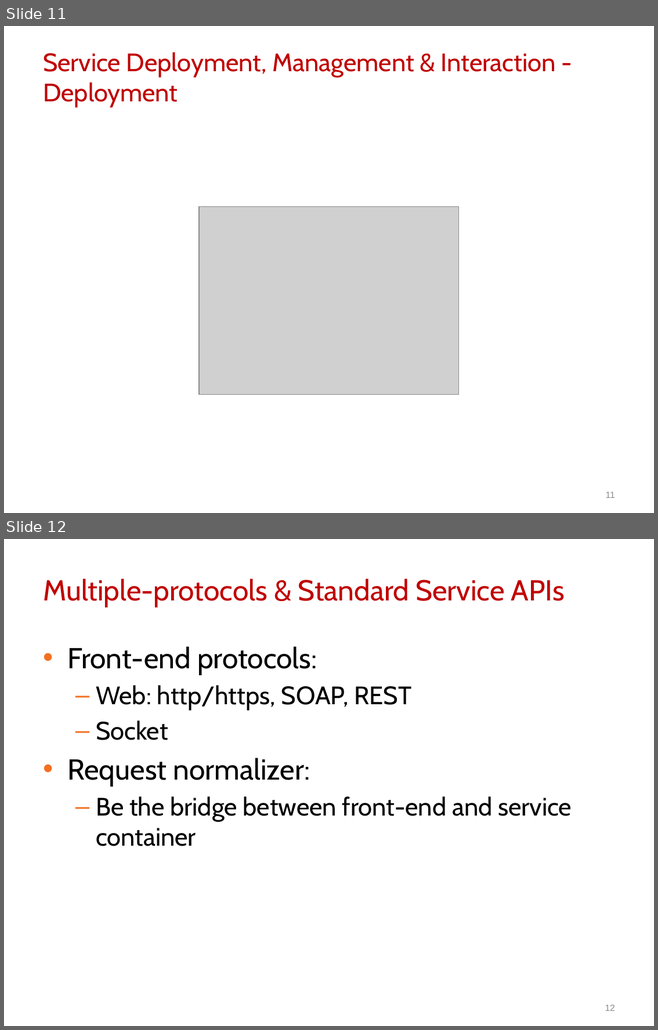
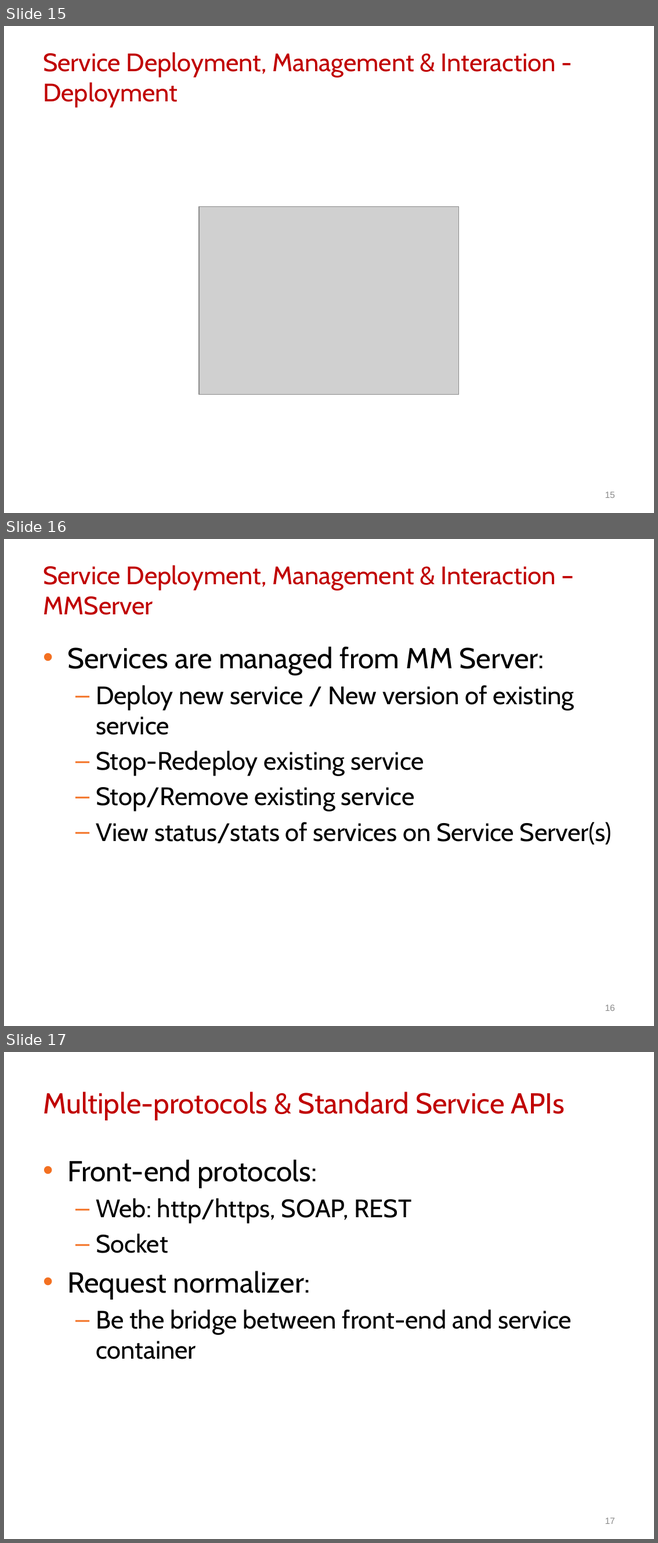
Before and after one commit to btnguyen2k/btnguyen2k-personal, a slide deck: vng-ip/NewIP/docs/Design/NewIP.pptx. Shown one above the other, each under a label of ours: slides 11 and 12 before the commit, slides 15, 16 and 17 after it. The pictures are 658x1030 and 658x1543 pixels, drawn with LibreOffice and Linux fonts; fonts in the diff are those of the drawing; grey boxes stand for pictures; background and template pictures are left out. Boxes give left, top, right and bottom in pixels: in the first picture for what was removed or moved away, otherwise in the second. Text is boxed around its words. In the diff, an @@ line names an element or a change of style, - is before the commit and + after.

```diff
--- a/vng-ip/NewIP/docs/Design/NewIP.pptx
+++ b/vng-ip/NewIP/docs/Design/NewIP.pptx
@@ slide 16 added at (x1=4, y1=539, x2=654, y2=1026), background picture (left out) @@
@@ title added at (x1=43, y1=565, x2=556, y2=615), 28 pt, text #C00000 @@
+Service Deployment, Management & Interaction – MMServer
@@ text added at (x1=67, y1=646, x2=611, y2=845), 28 pt, text #000000 @@
+• Services are managed from MM Server:
+  – Deploy new service / New version of existing service
+  – Stop-Redeploy existing service
+  – Stop/Remove existing service
+  – View status/stats of services on Service Server(s)
@@ page number added at (x1=605, y1=1005, x2=615, y2=1011), 10 pt, text #8C8C8C @@
+16
@@ what was slide 11 is now slide 15 @@
@@ page number at (x1=605, y1=492, x2=615, y2=498): text changed @@
-11
+15
@@ what was slide 12 is now slide 17 @@
@@ page number at (x1=605, y1=1518, x2=615, y2=1524): text changed @@
-12
+17
```
Also in this commit, not shown: 4 slides changed, 4 other slides added, 1 other file.
